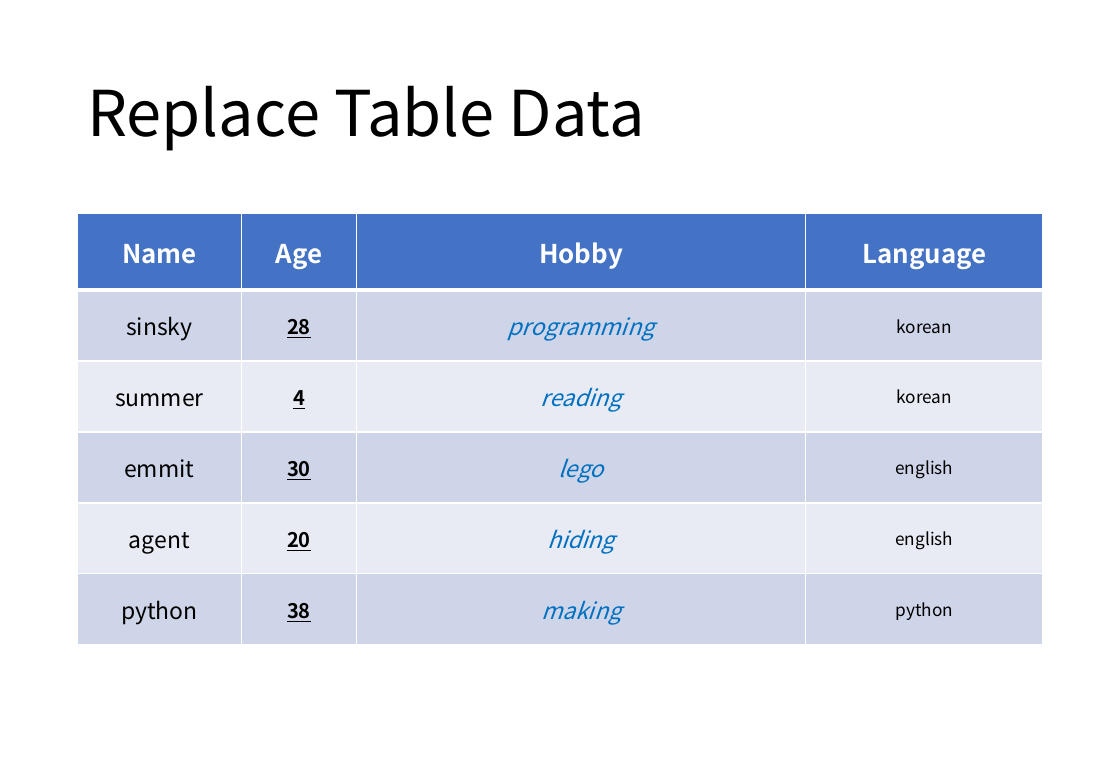
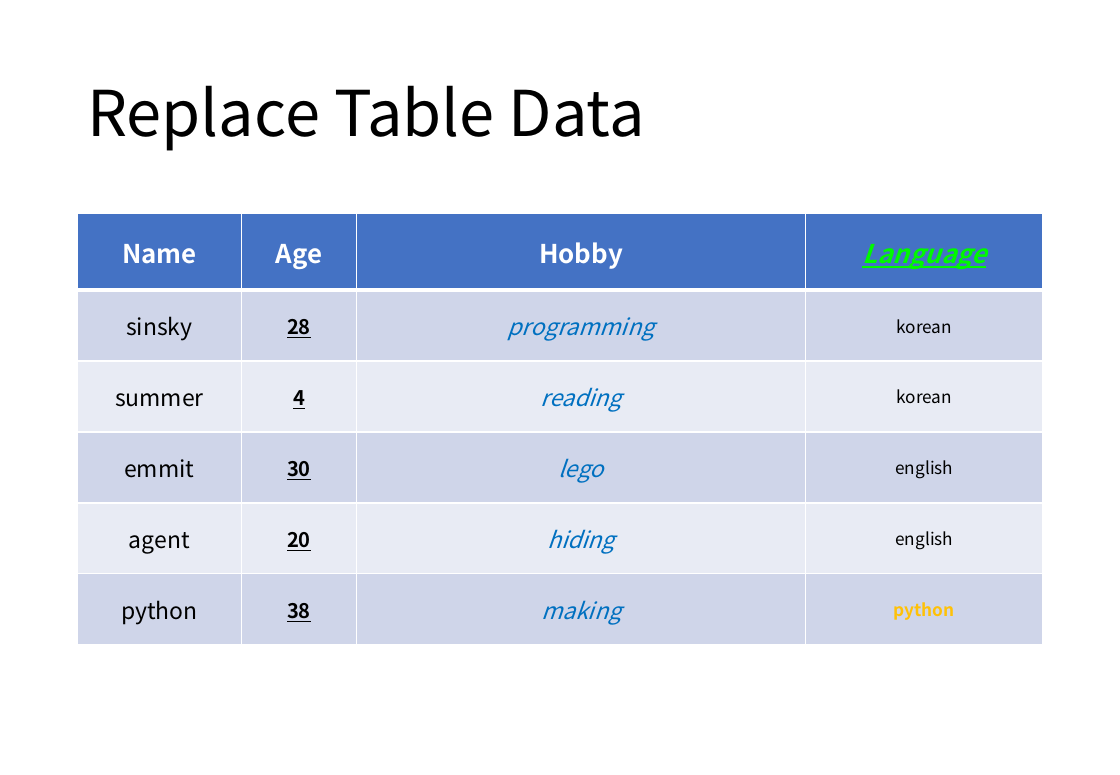
Before and after one commit to spaceone-dev/PPTT, a slide deck: slide 2 of example/simple_ppt/clone.pptx. Drawn at 1120x775 pixels with LibreOffice and Linux fonts; fonts in the diff are those of the drawing. Boxes give left, top, right and bottom in pixels: in the first picture for what was removed or moved away, otherwise in the second. Text is boxed around its words. In the diff, an @@ line names an element or a change of style, - is before the commit and + after.

```diff
--- a/example/simple_ppt/clone.pptx
+++ b/example/simple_ppt/clone.pptx
@@ table at (77,214,1042,646) @@
@@ text colour #FFFFFF to none in "Name", "Age", "Hobby" @@
@@ text colour #FFFFFF to #00F900, italic on, underline on in "Language" @@
@@ text colour #000000 to none in "sinsky", "28", "korean", "summer" and 10 more places @@
@@ text colour #000000 to #FFC107, bold on in "python" @@
```
Also in this commit, not shown: 2 other slides changed, 5 other files.
